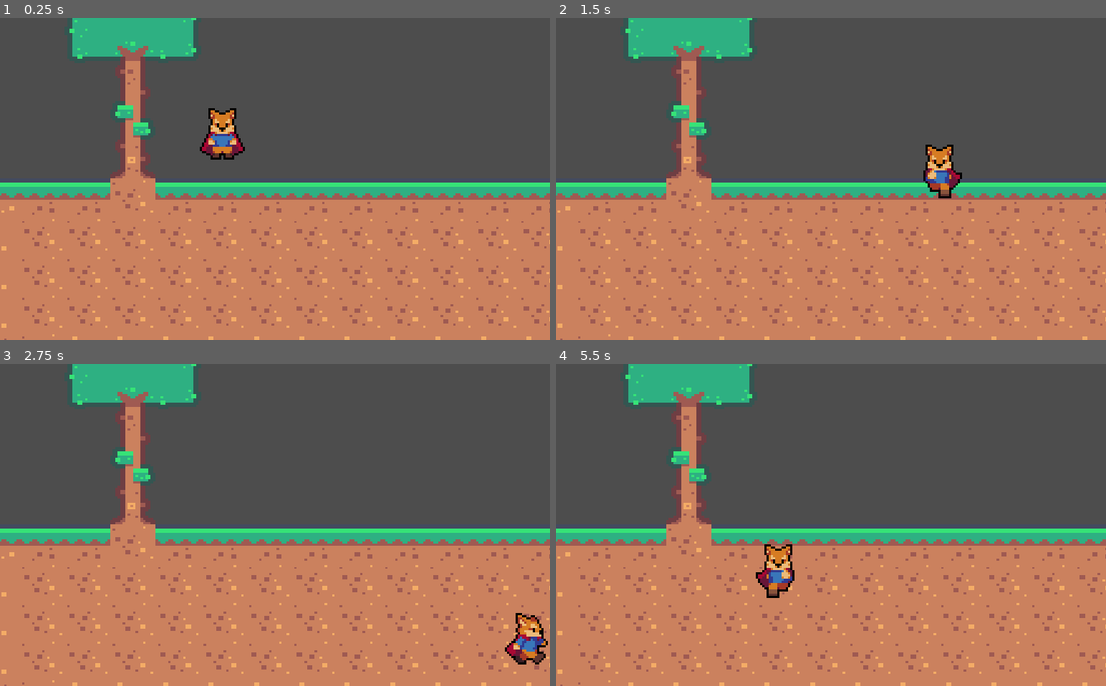
Above: before the commit, frames 1-4 (two rows, left to right).
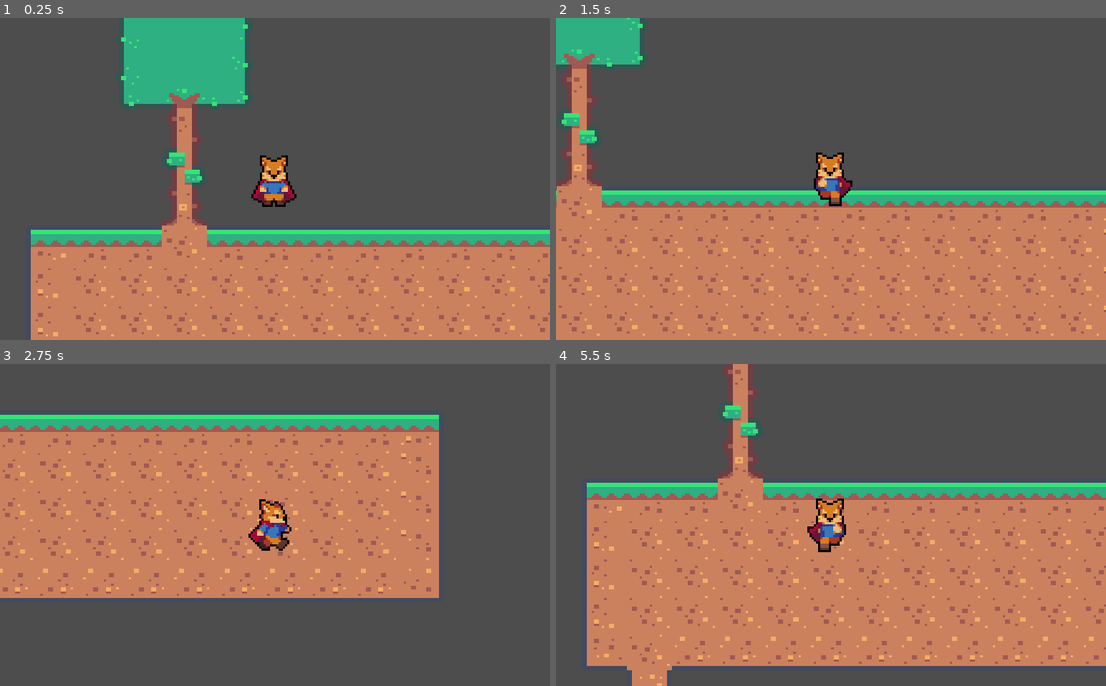
Above: after the commit, the same moments.

Repository: Plasma1504/Talon-and-the-lost-realm
Game: Godot game, scene res://World.tscn
The game is run twice, just before and just after one commit, with the same random seed, the same clock (stepped at 60 frames per second) and the same inputs.
Inputs:
- Up to frame 1 (0.25 s): no input
- Up to frame 2 (1.5 s): tap Enter at 0.5 s; hold D (right) 0.53-1.28 s; hold S (down) from 1.28 s (still down)
- Up to frame 3 (2.75 s): release S (down) at 2.03 s; hold D (right) from 2.03 s (still down)
- Up to frame 4 (5.5 s): release D (right) at 2.78 s; hold W (up) 2.78-3.53 s; hold A (left) 3.53-5.03 s; hold S (down) from 5.03 s (still down)

The runs differ from the first frame. In frame 1, 35% of the frame differs, in the area x 0-100%, y 0-100%; in frame 2, 23%; in frame 3, 68%; in frame 4, 37%.

Commit message:
Camera Movement added
Added a Camera that moves with the player,
when the map is more or less complet i will set the boundaries

Diff:
--- a/World.tscn
+++ b/World.tscn
@@ -683,3 +683,5 @@
 libraries = {
 "": SubResource("AnimationLibrary_ynvxf")
 }
+
+[node name="Camera2D" type="Camera2D" parent="Fox_Player"]
